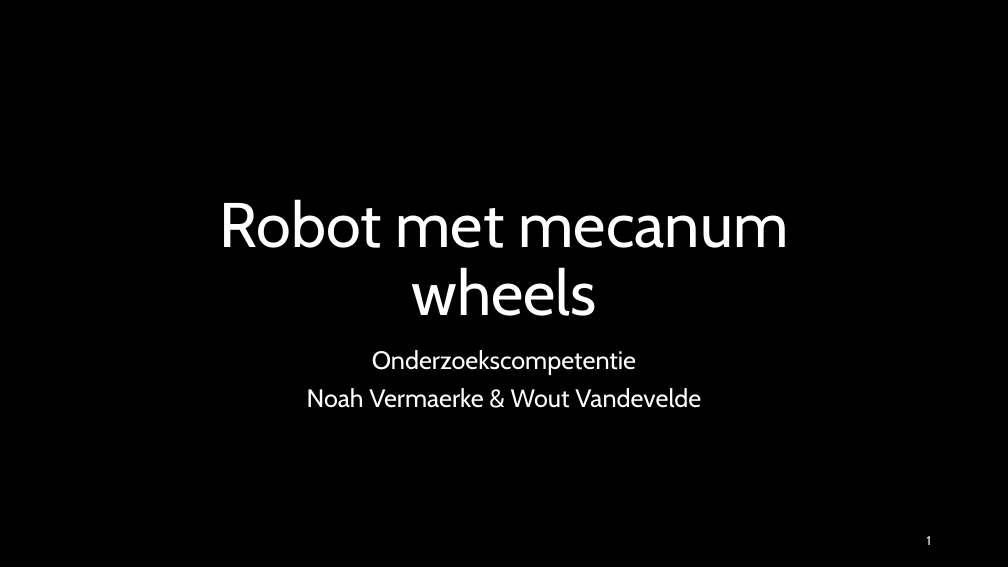
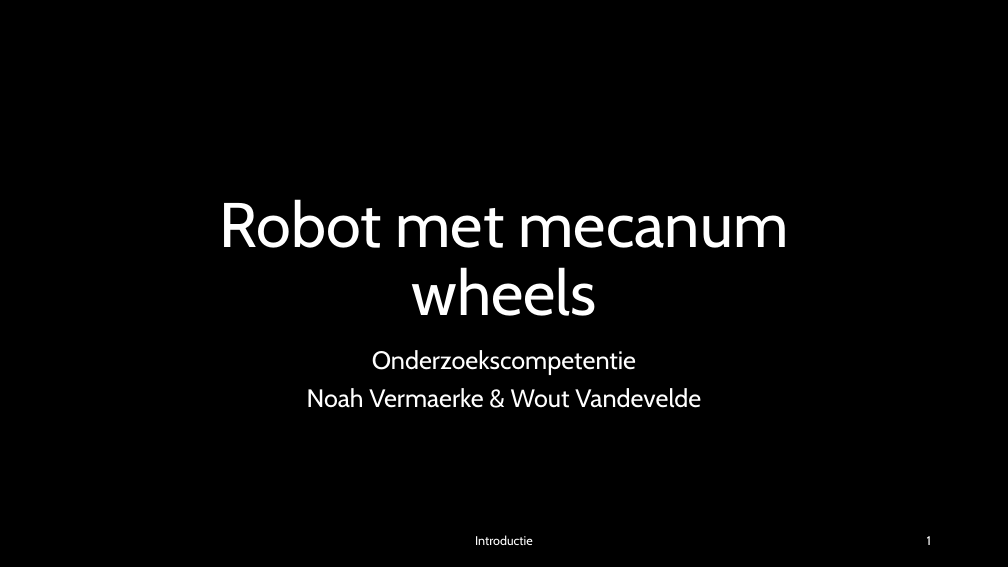
Before and after one commit to Nowie69/Eindproject-Robot-6ICW, a slide deck: slide 1 of Robot met mecanum wheels.pptx. Drawn at 1008x567 pixels with LibreOffice and Linux fonts; fonts in the diff are those of the drawing; background and template pictures are left out. Boxes give left, top, right and bottom in pixels: in the first picture for what was removed or moved away, otherwise in the second. Text is boxed around its words. In the diff, an @@ line names an element or a change of style, - is before the commit and + after.

```diff
--- a/Robot met mecanum wheels.pptx
+++ b/Robot met mecanum wheels.pptx
@@ text added at (x1=475, y1=535, x2=533, y2=545), 12 pt, text #FFFFFF @@
+Introductie
```
Also in this commit, not shown: 2 other slides changed, 8 slides added, 1 other file.
